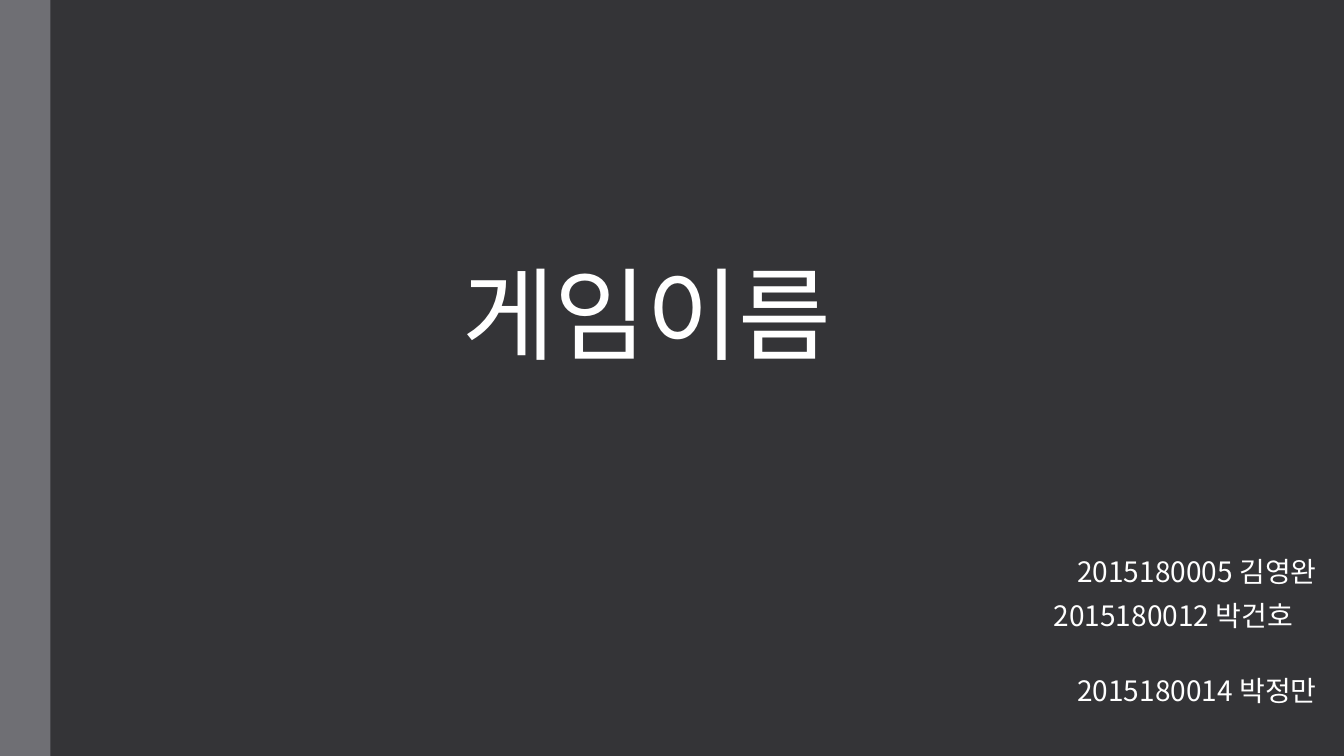
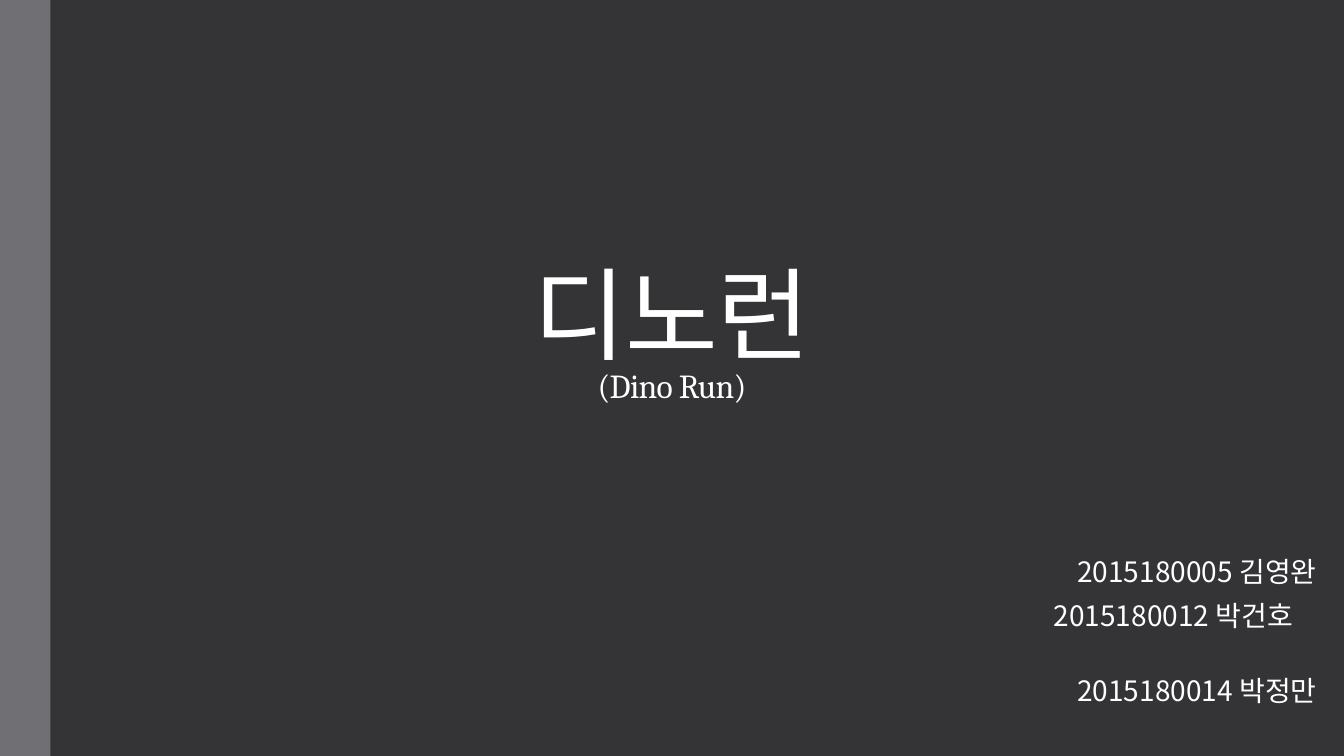
Before and after one commit to LEGO0937/Our_Project, a slide deck: slide 1 of 기획단계/졸작 제안서_α.pptx. Drawn at 1344x756 pixels with LibreOffice and Linux fonts; fonts in the diff are those of the drawing. Boxes give left, top, right and bottom in pixels: in the first picture for what was removed or moved away, otherwise in the second. Text is boxed around its words. In the diff, an @@ line names an element or a change of style, - is before the commit and + after.

```diff
--- a/기획단계/졸작 제안서_α.pptx
+++ b/기획단계/졸작 제안서_α.pptx
@@ title at (x1=534, y1=268, x2=811, y2=377): text changed @@
-게임이름
+디노런
@@ text added at (x1=598, y1=374, x2=747, y2=403), 24 pt, text #FFFFFF @@
+(Dino Run)
```
Also in this commit, not shown: 6 other slides changed, 1 other file.
